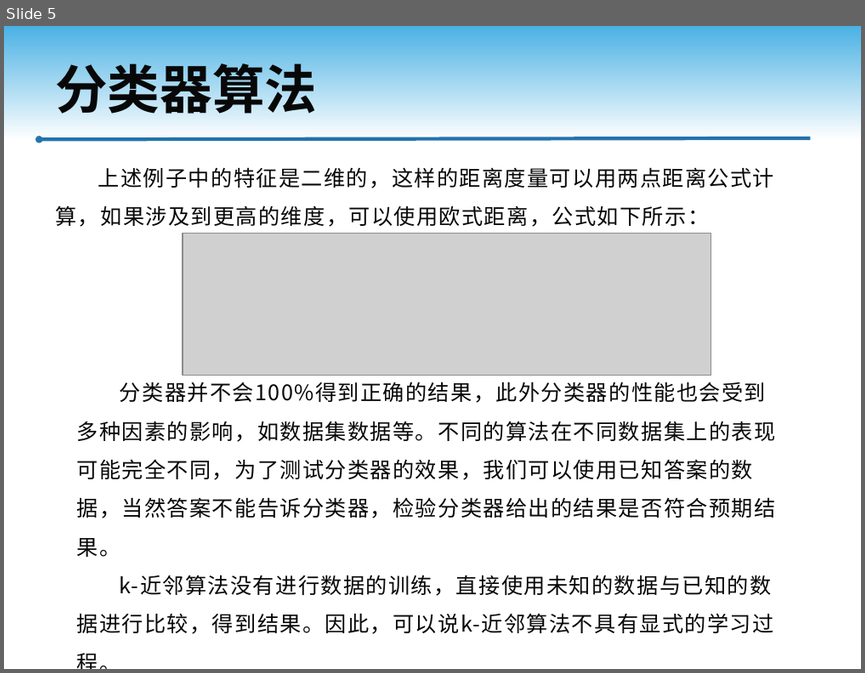
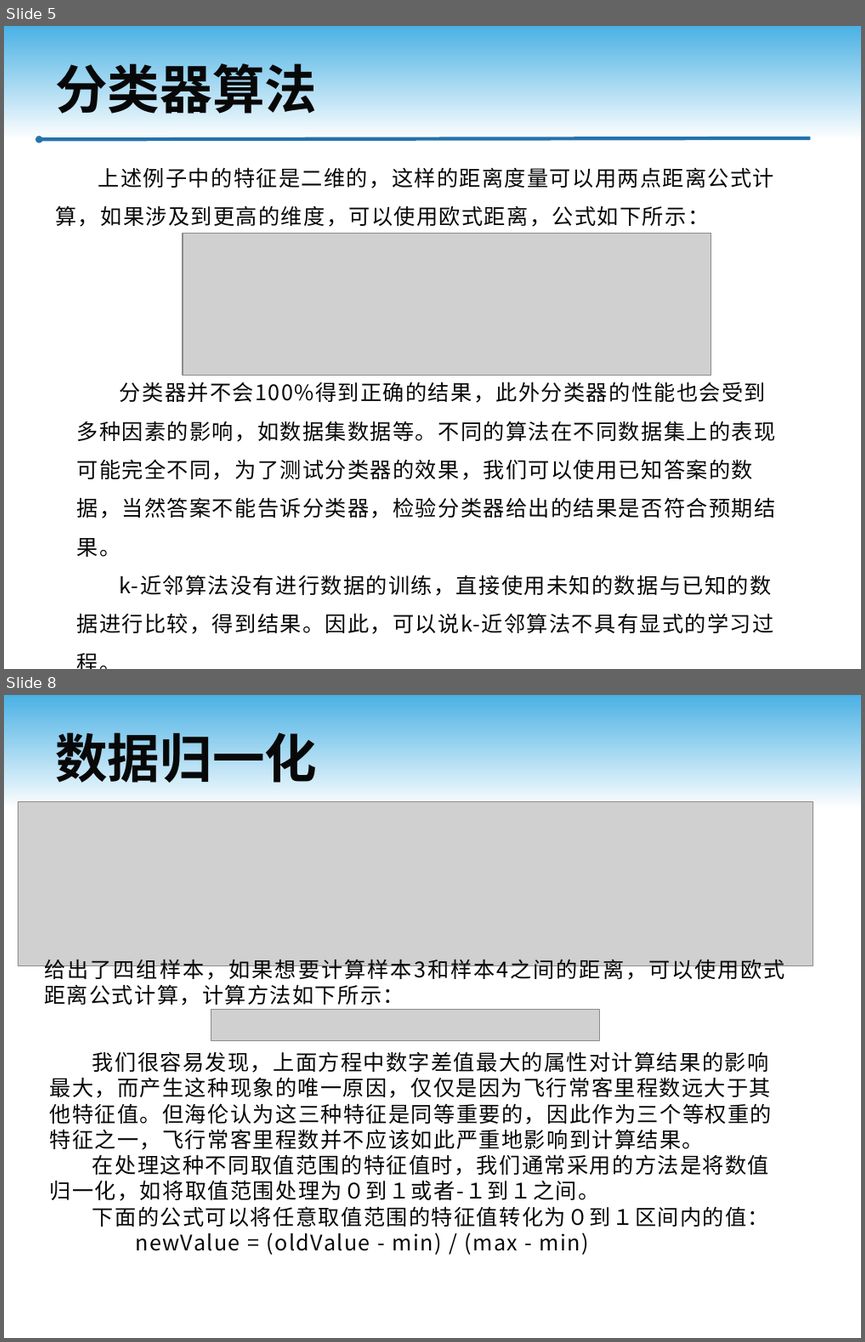
Before and after one commit to RingoTangs/machine-learning, a slide deck: KNN/KNN.pptx. Shown one above the other, each under a label of ours: slide 5 before the commit, slides 5 and 8 after it; the slides between them are not shown. The pictures are 865x673 and 865x1342 pixels, drawn with LibreOffice and Linux fonts; fonts in the diff are those of the drawing; grey boxes stand for pictures; background and template pictures are left out. Boxes give left, top, right and bottom in pixels: in the first picture for what was removed or moved away, otherwise in the second. Text is boxed around its words. In the diff, an @@ line names an element or a change of style, - is before the commit and + after.

```diff
--- a/KNN/KNN.pptx
+++ b/KNN/KNN.pptx
@@ slide 8 added at [4,695,861,1338], background #FFFFFF; not listed: 1 template element that a slide beside it also shows @@
@@ title added at [55,732,317,791], 44 pt, text #080808, bold @@
+数据归一化
@@ picture added at [18,802,813,966] @@
@@ text added at [44,959,785,1005], 18 pt, text #080808 @@
+给出了四组样本，如果想要计算样本3和样本4之间的距离，可以使用欧式距离公式计算，计算方法如下所示：
@@ picture added at [211,1009,600,1040] @@
@@ text added at [50,1051,772,1254], 18 pt, text #080808 @@
+我们很容易发现，上面方程中数字差值最大的属性对计算结果的影响最大，而产生这种现象的唯一原因，仅仅是因为飞行常客里程数远大于其他特征值。但海伦认为这三种特征是同等重要的，因此作为三个等权重的特征之一，飞行常客里程数并不应该如此严重地影响到计算结果。
+在处理这种不同取值范围的特征值时，我们通常采用的方法是将数值归一化，如将取值范围处理为０到１或者-１到１之间。
+下面的公式可以将任意取值范围的特征值转化为０到１区间内的值：
+newValue = (oldValue - min) / (max - min)
```
Also in this commit, not shown: 3 other slides added, 3 other files.
